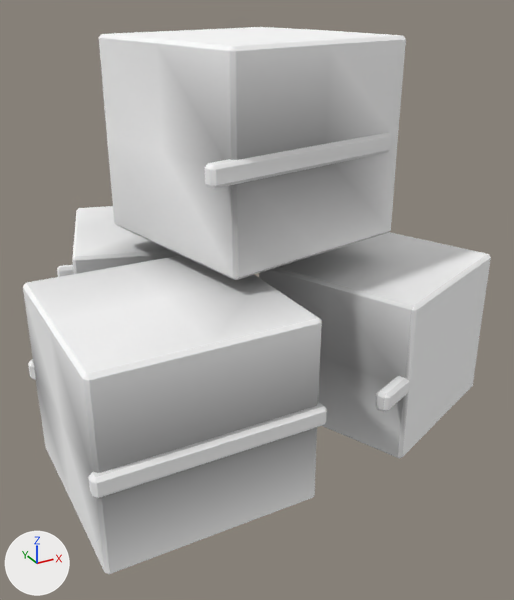
Before and after pictures for a commit that changed the glTF model assets/models/p_crates.glb.
The view is the same before and after, from a 50 mm camera at (-0.74, -1.95, 1.57) aimed at (0.51, 0.31, 0.44). Arrows for +X, +Y and +Z are at lower left; the lights stay in place. The first picture is the older version.

In view in the first picture: 'crates'.
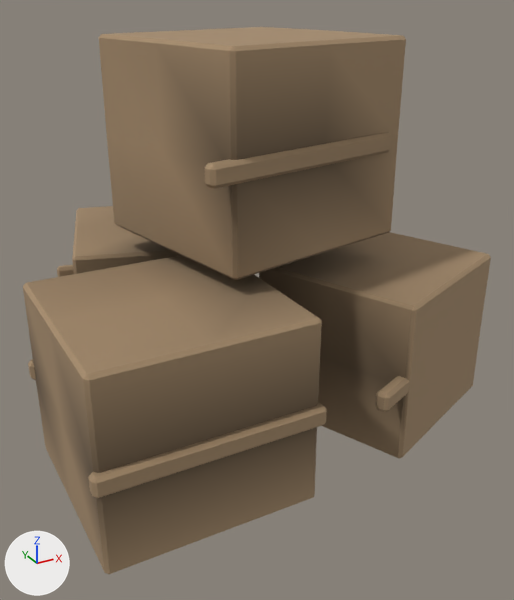
Where the change shows, as pixel boxes (x1, y1, x2, y2) in the pictures (514 x 600 px):
'crates', recoloured (darker): (23, 27, 491, 574) in both

Diff of the bpy script that builds the scene:
```diff
--- a/assets/models/p_crates.glb.py
+++ b/assets/models/p_crates.glb.py
@@ mat_crates @@
 n0 = _N.new('ShaderNodeBsdfPrincipled'); n0.name = 'Principled BSDF'
 n1 = _N.new('ShaderNodeOutputMaterial'); n1.name = 'Material Output'
+n3 = _N.new('ShaderNodeMix'); n3.name = 'Mix'
+n3.data_type = 'RGBA'
+n3.blend_type = 'MULTIPLY'
+n3.inputs[0].default_value = 1.0  # 'Factor'
+n3.inputs[7].default_value = (0.38, 0.26, 0.15, 1.0)  # 'B', beige #a68b6c
 n2 = _N.new('ShaderNodeVertexColor'); n2.name = 'Color Attribute'
 _L.new(n0.outputs[0], n1.inputs[0])  # 'BSDF' to 'Surface'
-_L.new(n2.outputs[0], n0.inputs[0])  # 'Color' to 'Base Color'
+_L.new(n3.outputs[2], n0.inputs[0])  # 'Result' to 'Base Color'
+_L.new(n2.outputs[0], n3.inputs[6])  # 'Color' to 'A'
```
